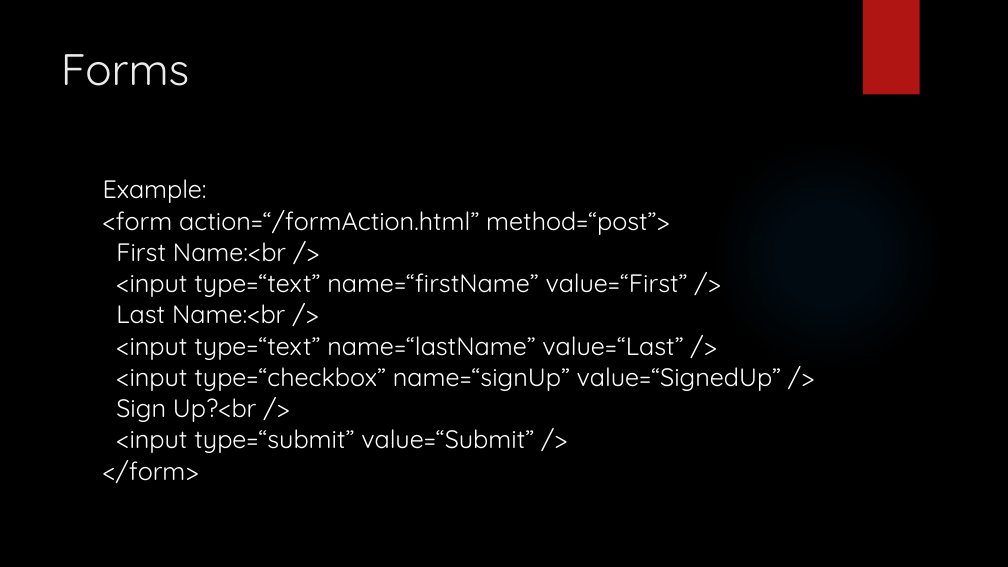
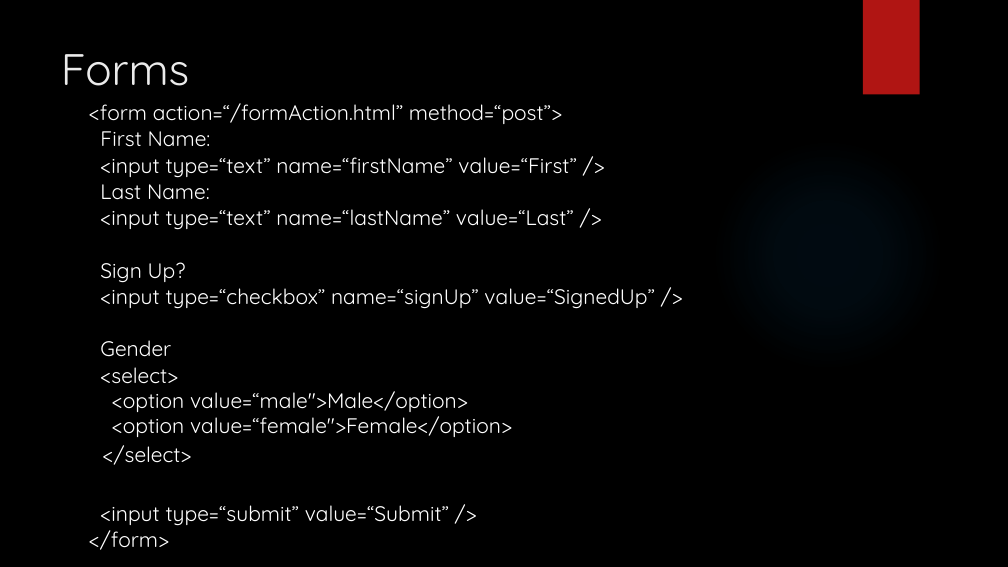
Before and after one commit to LogolsLLC/Logols-May2018, a slide deck: slide 20 of Slides/07_HTML_TrainingPlan.pptx. Drawn at 1008x567 pixels with LibreOffice and Linux fonts; fonts in the diff are those of the drawing; background and template pictures are left out. Boxes give left, top, right and bottom in pixels: in the first picture for what was removed or moved away, otherwise in the second. Text is boxed around its words. In the diff, an @@ line names an element or a change of style, - is before the commit and + after.

```diff
--- a/Slides/07_HTML_TrainingPlan.pptx
+++ b/Slides/07_HTML_TrainingPlan.pptx
@@ text "<form action=“/formAction.html” method=“post”>" moved from (x1=103, y1=179, x2=781, y2=484) to (x1=89, y1=103, x2=654, y2=550) @@
@@ text at (x1=89, y1=103, x2=654, y2=550): size 24 to 20 pt in "<form action=“/formAction.html” method=“post”>", "<input type=“text” name=“firstName” value=“First” />", "<input type=“text” name=“lastName” value=“Last” />", "<input type=“checkbox” name=“signUp” value=“SignedUp” />" and 2 more places @@
@@ text at (x1=100, y1=131, x2=211, y2=147): text changed; size 24 to 20 pt @@
-First Name:<br />
+First Name:
@@ text at (x1=100, y1=177, x2=210, y2=200): text changed; size 24 to 20 pt @@
-Last Name:<br />
+Last Name:
@@ text at (x1=103, y1=179, x2=207, y2=203): paragraph removed @@
-Example:
@@ text at (x1=100, y1=262, x2=186, y2=283): paragraph added @@
+Sign Up?
@@ text at (x1=100, y1=340, x2=512, y2=465): text changed; size 24 to 20 pt @@
-Sign Up?<br />
+Gender
+<select>
+<option value=“male">Male</option>
+<option value=“female">Female</option>
+</select>
```
Also in this commit, not shown: 4 other slides changed, 7 other files.
